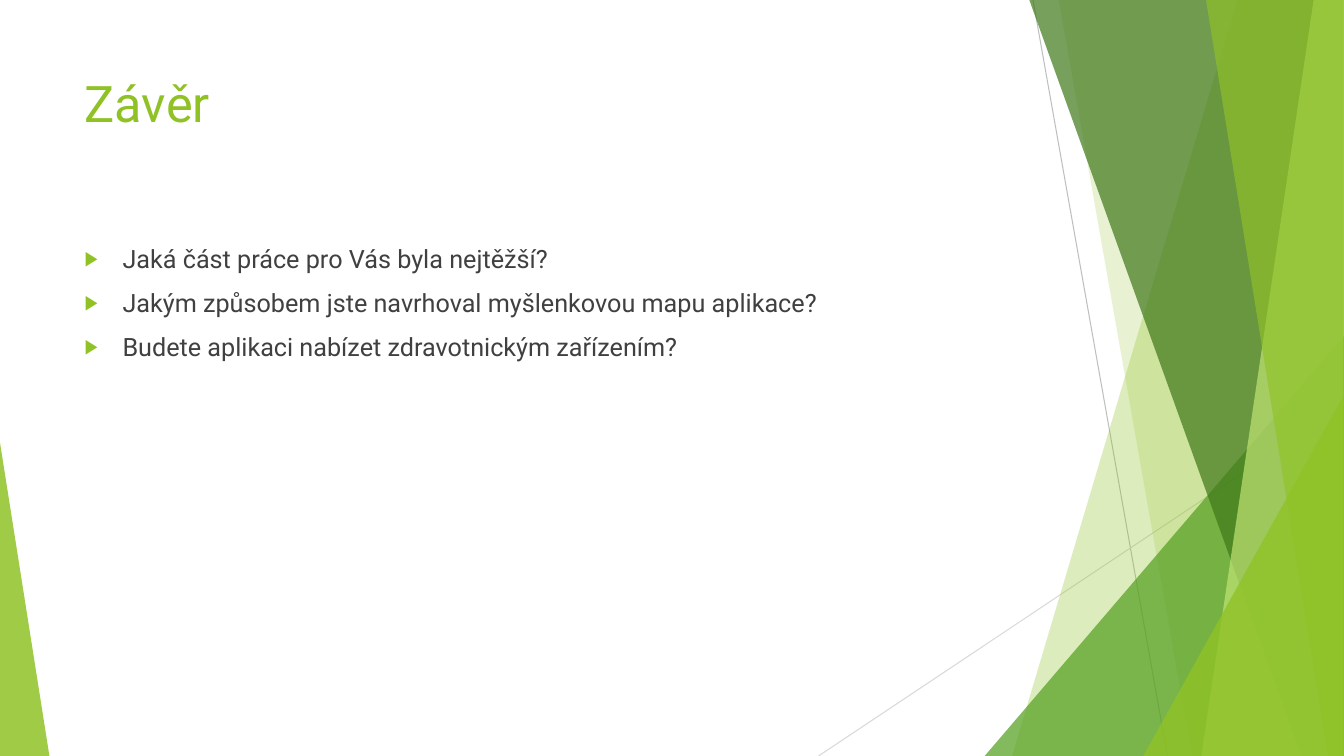
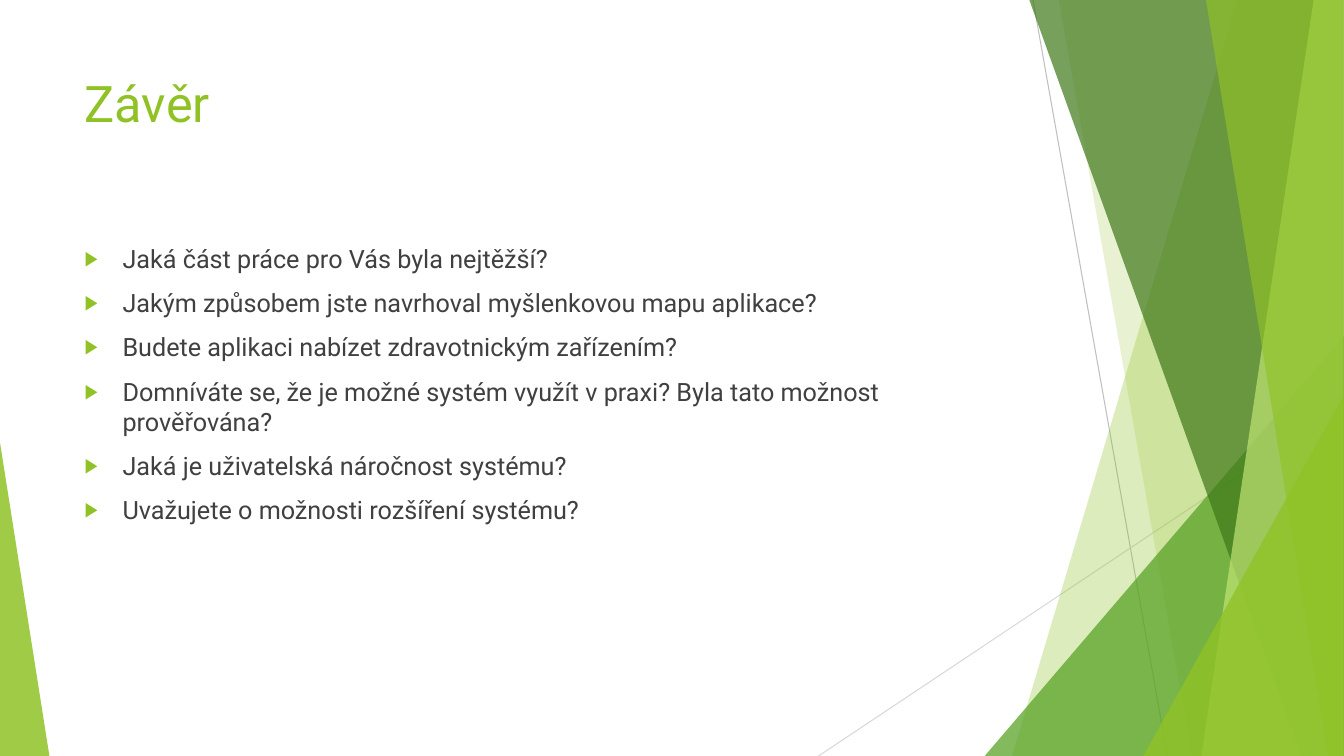
Before and after one commit to NiX3r/CoronaTracker, a slide deck: slide 11 of Documents/CoronaTracker.pptx. Drawn at 1344x756 pixels with LibreOffice and Linux fonts; fonts in the diff are those of the drawing. Boxes give left, top, right and bottom in pixels: in the first picture for what was removed or moved away, otherwise in the second. Text is boxed around its words. In the diff, an @@ line names an element or a change of style, - is before the commit and + after.

```diff
--- a/Documents/CoronaTracker.pptx
+++ b/Documents/CoronaTracker.pptx
@@ text at (x1=123, y1=382, x2=879, y2=525): paragraphs added @@
+▶ Domníváte se, že je možné systém využít v praxi? Byla tato možnost prověřována?
+▶ Jaká je uživatelská náročnost systému?
+▶ Uvažujete o možnosti rozšíření systému?
```
